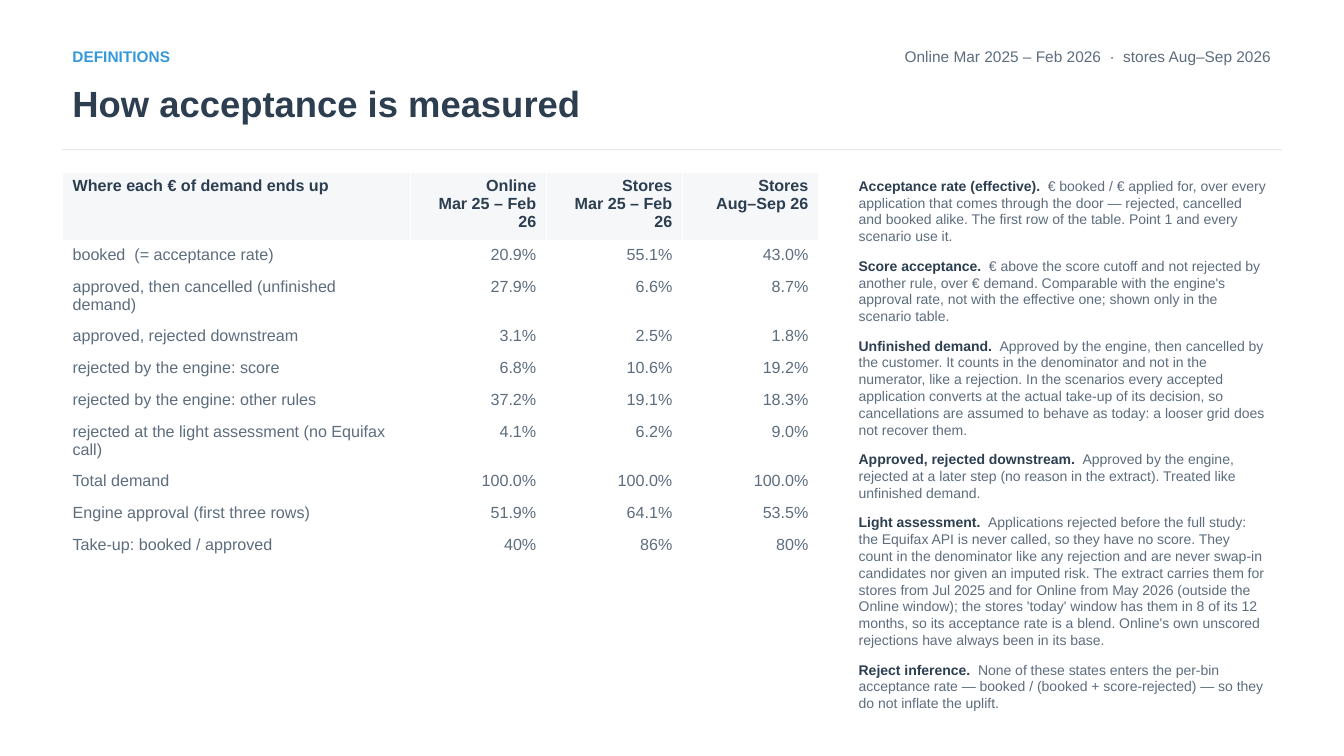
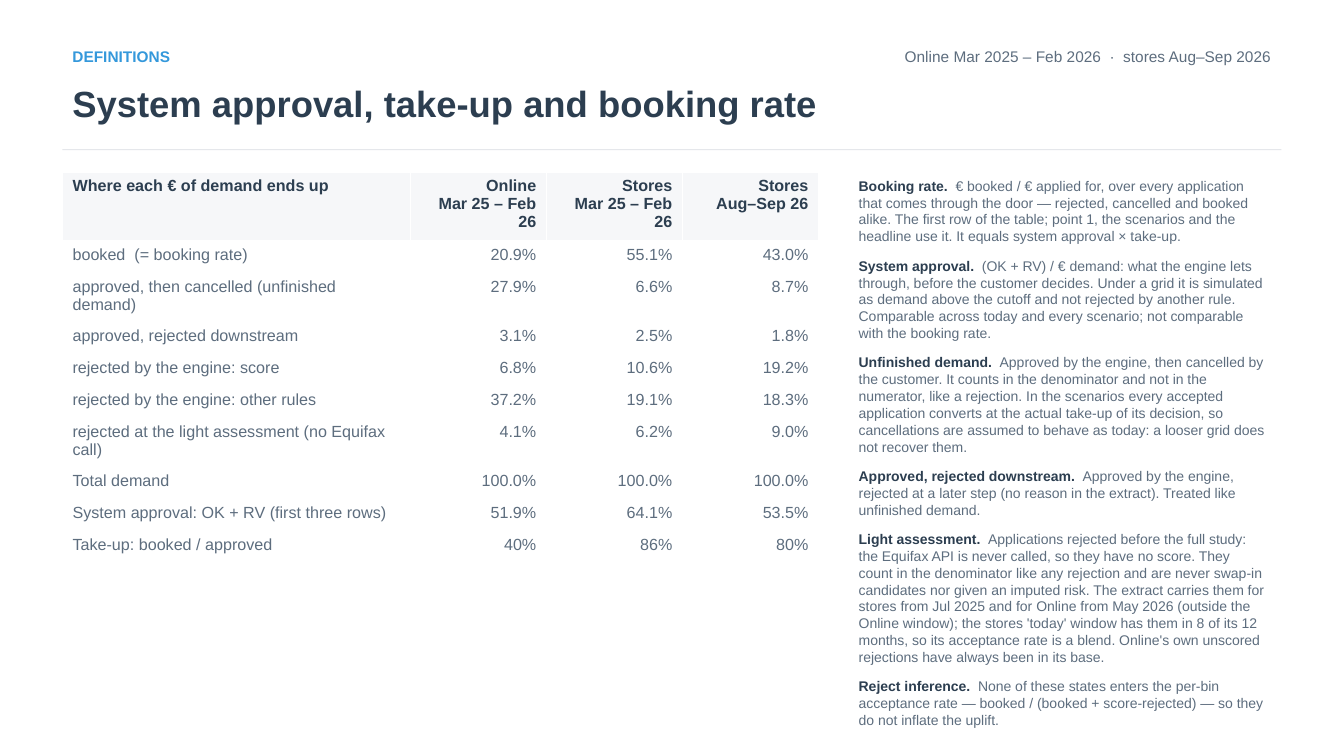
Before and after one commit to iocariz/scoring_tools, a slide deck: slide 3 of output/apple_deck/Apple_EFX_Study.pptx. Drawn at 1344x756 pixels with LibreOffice and Linux fonts; fonts in the diff are those of the drawing. Boxes give left, top, right and bottom in pixels: in the first picture for what was removed or moved away, otherwise in the second. Text is boxed around its words. In the diff, an @@ line names an element or a change of style, - is before the commit and + after.

```diff
--- a/output/apple_deck/Apple_EFX_Study.pptx
+++ b/output/apple_deck/Apple_EFX_Study.pptx
@@ text at <box>72,90,817,125</box>: text changed @@
-How acceptance is measured
+System approval, take-up and booking rate
@@ table at <box>63,172,819,558</box> @@
-row 2, column 1: booked (= acceptance rate)
+row 2, column 1: booked (= booking rate)
-row 9, column 1: Engine approval (first three rows)
+row 9, column 1: System approval: OK + RV (first three rows)
@@ text at <box>859,181,1263,341</box>: text changed @@
-Acceptance rate (effective). € booked / € applied for, over every application that comes through the door — rejected, cancelled and booked alike. The first row of the table. Point 1 and every scenario use it.
-Score acceptance. € above the score cutoff and not rejected by another rule, over € demand. Comparable with the engine's approval rate, not with the effective one; shown only in the scenario table.
+Booking rate. € booked / € applied for, over every application that comes through the door — rejected, cancelled and booked alike. The first row of the table; point 1, the scenarios and the headline use it. It equals system approval × take-up.
+System approval. (OK + RV) / € demand: what the engine lets through, before the customer decides. Under a grid it is simulated as demand above the cutoff and not rejected by another rule. Comparable across today and every scenario; not comparable with the booking rate.
```
Also in this commit, not shown: 5 other slides changed, 1 slide added, 7 other files.
